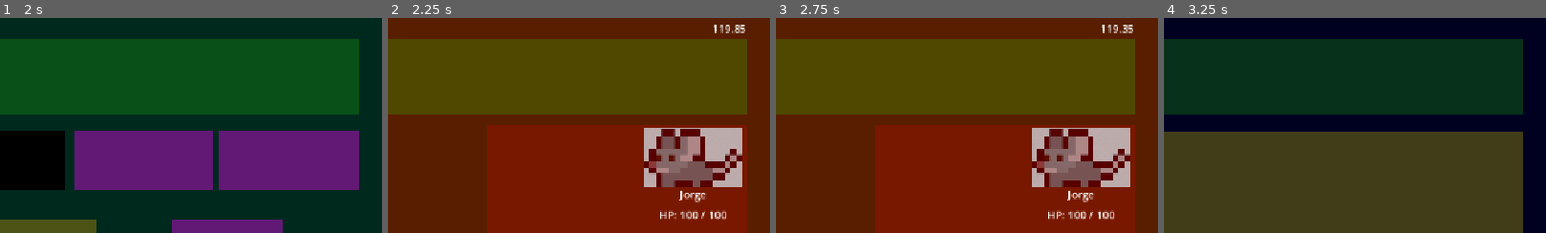
Above: before the commit, frames 1-4 (left to right).
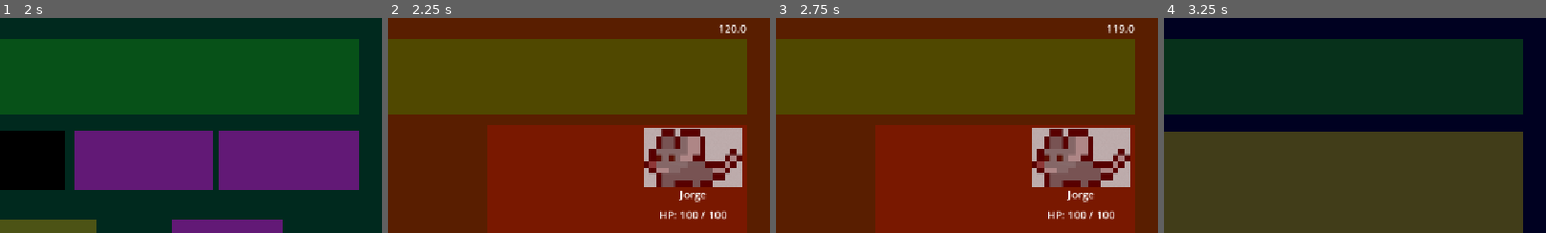
Above: after the commit, the same moments.

Repository: Anderson-Jimenez/-fork
Game: Godot game, scene res://scenes/menu.tscn
Same seed, same stepped clock (60 frames per second), same inputs: the game is played once before the commit and once after it.
Inputs:
- Up to frame 1 (2 s): click "INICIAR SISTEMA" at 0.5 s; click "Comenzar" at 1.25 s
- Up to frame 2 (2.25 s): click "Next" at 2 s
- Up to frame 3 (2.75 s): no input
- Up to frame 4 (3.25 s): click "Next" at 2.75 s
The pictures show only the part of the screen within x 50-100%, y 0-50%; the shares and areas given below are measured in that part.

Frame 1 is identical in both runs. In frame 2, 0.2% of the frame differs, in the area x 85-94%, y 3-8%; in frame 3, 0.2%; in frame 4, nothing differs.
Error in both runs: Invalid access to property or key 'NAME' on a base object of type 'Dictionary'. (res://autoloads/characterStats.gd:12)

Commit message:
no es peta al acabar, torna a menu o a personatges

Diff:
--- a/autoloads/characterStats.gd
+++ b/autoloads/characterStats.gd
@@ -15,3 +15,12 @@
 	slots=int(char["SLOTS"])
 	inv=int(char["INV"])
 	sprite=char["SPRITE"]
+
+func emptyCharacterStats():
+	nameChar;
+	hp;
+	maxHp;
+	slots;
+	money=50;
+	inv;
+	sprite;
--- a/autoloads/gameManager.gd
+++ b/autoloads/gameManager.gd
@@ -13,8 +13,12 @@
 	selectedCharacter= data
 
 func nextStage():
-	currentStage+=1
-	get_tree().change_scene_to_file("res://scenes/"+stages[currentStage]+".tscn")
+	if currentStage == 30:
+		get_tree().change_scene_to_file("res://scenes/score.tscn")
+
+	else:
+		currentStage+=1
+		get_tree().change_scene_to_file("res://scenes/"+stages[currentStage]+".tscn")
 
 
 func routeGenerator():
@@ -29,3 +33,10 @@
 	stages[10]='bossBattle'
 	stages[20]='bossBattle'
 	stages[30]='bossBattle'
+
+
+func emptyAllGameManager():
+	stages={}
+	currentStage=0
+	selectedCharacter = {}
+	functionsInInventory = {}
--- /dev/null
+++ b/scenes/score.tscn
@@ -0,0 +1,73 @@
+[gd_scene format=3 uid="uid://dqdut167ox3kg"]
+
+[ext_resource type="Script" uid="uid://becsud1c7sr4" path="res://scripts/score.gd" id="1_8juob"]
+
+[sub_resource type="StyleBoxFlat" id="StyleBoxFlat_bak1h"]
+bg_color = Color(1, 0, 0, 0.4627451)
+
+[sub_resource type="StyleBoxFlat" id="StyleBoxFlat_plgac"]
+bg_color = Color(0.28627452, 0.70980394, 0, 0.45882353)
+
+[node name="Score" type="Control" unique_id=1453837980]
+layout_mode = 3
+anchors_preset = 15
+anchor_right = 1.0
+anchor_bottom = 1.0
+grow_horizontal = 2
+grow_vertical = 2
+script = ExtResource("1_8juob")
+
+[node name="ColorRect" type="ColorRect" parent="." unique_id=971066243]
+layout_mode = 1
+anchors_preset = 15
+anchor_right = 1.0
+anchor_bottom = 1.0
+grow_horizontal = 2
+grow_vertical = 2
+color = Color(0.007843138, 0, 0.2509804, 1)
+
+[node name="BackToMenu" type="Button" parent="ColorRect" unique_id=1963568488]
+layout_mode = 1
+anchors_preset = -1
+anchor_left = 0.2013889
+anchor_top = 0.8734568
+anchor_right = 0.48647916
+anchor_bottom = 0.9679876
+offset_right = -0.42401123
+offset_bottom = -0.2559967
+theme_override_styles/normal = SubResource("StyleBoxFlat_bak1h")
+text = "Tornar al Menu"
+metadata/_edit_use_anchors_ = true
+
+[node name="NewGame" type="Button" parent="ColorRect" unique_id=1463559032]
+layout_mode = 1
+anchors_preset = -1
+anchor_left = 0.53125
+anchor_top = 0.8734568
+anchor_right = 0.8158543
+anchor_bottom = 0.9670988
+offset_right = 0.1359253
+offset_bottom = 0.32000732
+theme_override_styles/normal = SubResource("StyleBoxFlat_plgac")
+text = "Nova Partida"
+metadata/_edit_use_anchors_ = true
+
+[node name="ColorRect" type="ColorRect" parent="ColorRect" unique_id=1218571052]
+custom_minimum_size = Vector2(1000, 400)
+layout_mode = 1
+anchors_preset = -1
+anchor_left = 0.066
+anchor_top = 0.13255556
+anchor_right = 0.934
+anchor_bottom = 0.809
+offset_left = -0.03199768
+offset_top = 0.10399628
+offset_right = 0.031982422
+offset_bottom = -0.23199463
+grow_horizontal = 2
+grow_vertical = 2
+color = Color(0, 0, 0, 0.26666668)
+metadata/_edit_use_anchors_ = true
+
+[connection signal="button_up" from="ColorRect/BackToMenu" to="." method="_on_back_to_menu_button_up"]
+[connection signal="button_up" from="ColorRect/NewGame" to="." method="_on_new_game_button_up"]
--- a/scripts/battle.gd
+++ b/scripts/battle.gd
@@ -44,7 +44,7 @@
 # Called every frame. 'delta' is the elapsed time since the previous frame.
 func _process(delta: float) -> void:
 	var remainingTime = timer.time_left
-	TimerLabel.text = str(remainingTime)
+	TimerLabel.text = str(round(remainingTime))
 
 	var basicAttackTime = basicTime.time_left
 	BasicAttackProgress.value = basicAttackTime
--- /dev/null
+++ b/scripts/score.gd
@@ -0,0 +1,23 @@
+extends Control
+
+
+# Called when the node enters the scene tree for the first time.
+func _ready() -> void:
+	pass # Replace with function body.
+
+
+# Called every frame. 'delta' is the elapsed time since the previous frame.
+func _process(delta: float) -> void:
+	pass
+
+
+func _on_new_game_button_up() -> void:
+	CharacterStats.emptyCharacterStats()
+	GameManager.emptyAllGameManager()
+	get_tree().change_scene_to_file("res://scenes/character_selection.tscn")
+
+
+func _on_back_to_menu_button_up() -> void:
+	CharacterStats.emptyCharacterStats()
+	GameManager.emptyAllGameManager()
+	get_tree().change_scene_to_file("res://scenes/menu.tscn")
Not shown, added: scripts/score.gd.uid
